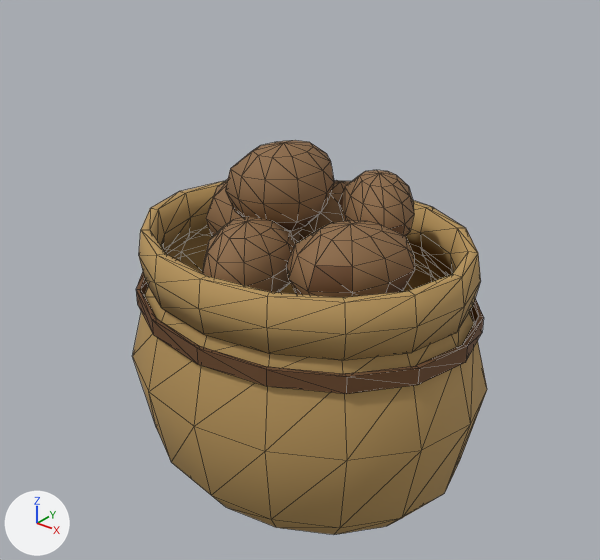
Before and after pictures for a commit that changed the glTF model godot/assets/models/stations/cachelos_storage/cachelos_storage.glb.
Both versions are drawn from a camera (50 mm lens) standing at (0.668, -0.844, 0.816) and looking at (0.01, -0.021, 0.306). The axes (+X, +Y, +Z) are drawn at lower left. The lights are the same throughout. The first picture is the older version. Mesh edges are drawn as thin lines. Where no turn or scale is listed for an object, it has been applied to the vertices. Vertices at exactly the same position are counted once.

The first picture shows 'potatoes', 'sack'.
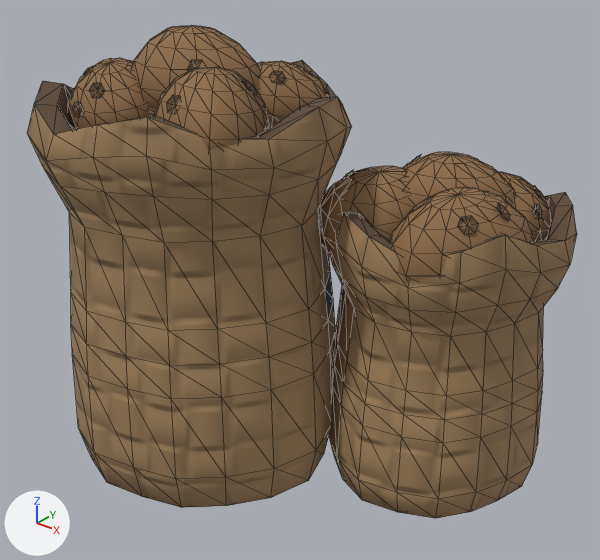
Boxes [x1, y1, x2, y2] around the edits, measured in the pictures (600 x 560 px):
'sacks', added (brown): after [27, 60, 577, 518]
    faces in mat_mat_burlap: [27, 97, 577, 518]
    faces in mat_atlas_cachelos_storage: [34, 60, 573, 319]
'sack', deleted: before [132, 181, 487, 535]
    faces in mat_mat_burlap (orange #b8955a): [132, 181, 487, 535]
    faces in mat_mat_wood_dark (brown #6e4a2b): [136, 272, 484, 394]
'potatoes', reshaped (126% wider, 63% taller): before [202, 140, 415, 297]; after [67, 25, 550, 281]
part 1 of me_potatoes, rebuilt: before [339, 170, 414, 236]; after [320, 166, 412, 254]
part 2 of me_potatoes, deleted (brown): before [206, 179, 300, 244]
part 3 of me_potatoes, deleted (brown): before [202, 217, 295, 292]
part 4 of me_potatoes, deleted (brown): before [299, 180, 351, 241]
part 5 of me_potatoes, built on: before [225, 140, 415, 297]; after [67, 25, 550, 281]

Edits to the bpy script that builds the scene:
```text
Add img_atlas_cachelos_albedo:
    img_atlas_cachelos_albedo = load_image('atlas_cachelos_albedo', '_unpacked/atlas_cachelos_albedo', 256, 256, 'sRGB')
Add img_atlas_cachelos_orm:
    img_atlas_cachelos_orm = load_image('atlas_cachelos_orm', '_unpacked/atlas_cachelos_orm', 256, 256, 'Non-Color')
Add img_burlap_albedo:
    img_burlap_albedo = load_image('burlap_albedo', '_unpacked/burlap_albedo', 512, 512, 'sRGB')
Add img_burlap_orm:
    img_burlap_orm = load_image('burlap_orm', '_unpacked/burlap_orm', 512, 512, 'Non-Color')
Add img_burlap_normal:
    img_burlap_normal = load_image('burlap_normal', '_unpacked/burlap_normal', 512, 512, 'Non-Color')
Add img_atlas_cachelos_storage_albedo:
    img_atlas_cachelos_storage_albedo = load_image('atlas_cachelos_storage_albedo', '_unpacked/atlas_cachelos_storage_albedo', 64, 64, 'sRGB')
Add img_atlas_cachelos_storage_orm:
    img_atlas_cachelos_storage_orm = load_image('atlas_cachelos_storage_orm', '_unpacked/atlas_cachelos_storage_orm', 64, 64, 'Non-Color')
Change mat_mat_burlap:
    remove # nodes: BsdfPrincipled, OutputMaterial
    remove # colours: orange #b8955a
    nodes: BsdfPrincipled, Math x2, NormalMap, OutputMaterial, SeparateColor, TexImage x3
    uses the picture img_burlap_albedo
    uses the picture img_burlap_normal
    uses the picture img_burlap_orm
Add mat_atlas_cachelos:
    mat_atlas_cachelos = bpy.data.materials.new('atlas_cachelos')
    # uses the picture img_atlas_cachelos_albedo
    # uses the picture img_atlas_cachelos_orm
Add mat_atlas_cachelos_storage:
    mat_atlas_cachelos_storage = bpy.data.materials.new('atlas_cachelos_storage')
    # uses the picture img_atlas_cachelos_storage_albedo
    # uses the picture img_atlas_cachelos_storage_orm
Change me_potatoes:
    used by ob_potatoes; location = (0.0, 0.0, 0.0)
    remove me_potatoes.from_pydata(...)  # 312 vertices, 600 faces; spans x -0.198..0.171, y -0.178..0.153, z 0.3..0.492
    add me_potatoes.from_pydata(...)  # 1152 vertices, 1980 faces; spans x -0.285..0.305, y -0.209..0.229, z 0.339..0.647
    me_potatoes part 1: the loose piece of 52 vertices spanning x 0.012..0.134, y 0.006..0.135, z 0.355..0.453 is rebuilt with 100 vertices and now spans x 0.011..0.183, y -0.038..0.131, z 0.339..0.47, in mat_mat_potato_raw (brown #8e6b47)
    me_potatoes part 2: the loose piece of 52 vertices spanning x -0.198..-0.021, y -0.039..0.103, z 0.3..0.423 is deleted
    me_potatoes part 3: the loose piece of 52 vertices spanning x -0.083..0.035, y -0.178..-0.021, z 0.3..0.41 is deleted
    me_potatoes part 4: the loose piece of 52 vertices spanning x -0.083..0.079, y 0.022..0.153, z 0.31..0.42 is deleted
    me_potatoes part 5: 104 vertices removed from x -0.098..0.171, y -0.118..0.087, z 0.3..0.492; 1052 vertices added at x -0.285..0.305, y -0.209..0.229, z 0.339..0.647
    remove me_potatoes.materials.append(mat_mat_wood_dark)  # brown #6e4a2b
    add me_potatoes.materials.append(mat_atlas_cachelos)
Add me_sacks:
    me_sacks.from_pydata(...)  # 434 vertices, 860 faces; spans x -0.323..0.337, y -0.288..0.262, z 0.0..0.578
    # faces by material slot: [652, 208]
    me_sacks.materials.append(mat_mat_burlap)
    me_sacks.materials.append(mat_atlas_cachelos_storage)
Remove ob_sack:
    ob_sack = bpy.data.objects.new('sack', me_sack)
    ob_sack.location = (0.0, 0.0, 0.0)
Add ob_sacks:
    ob_sacks = bpy.data.objects.new('sacks', me_sacks)
    ob_sacks.location = (0.0, 0.0, 0.0)
```
